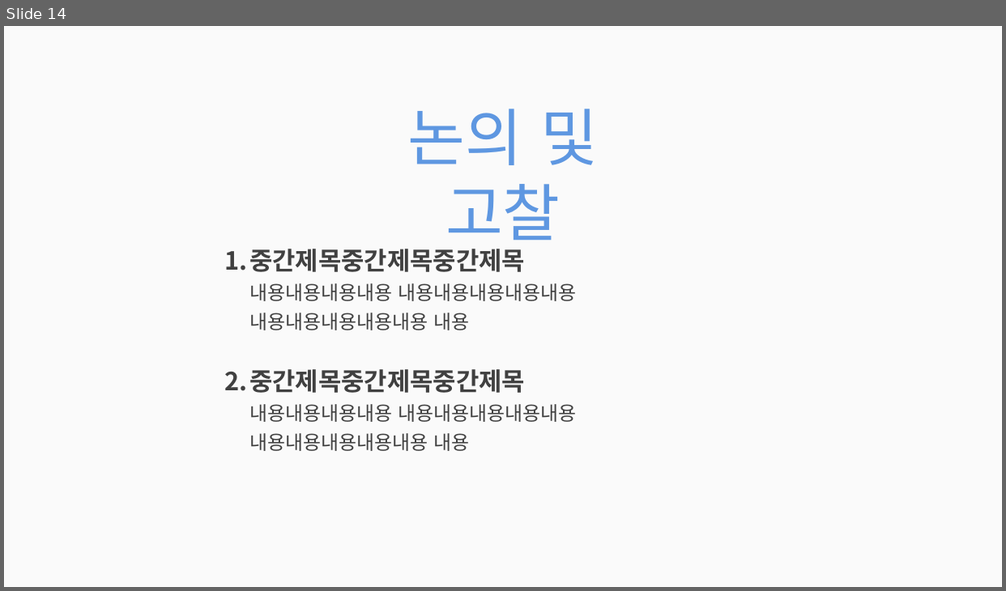
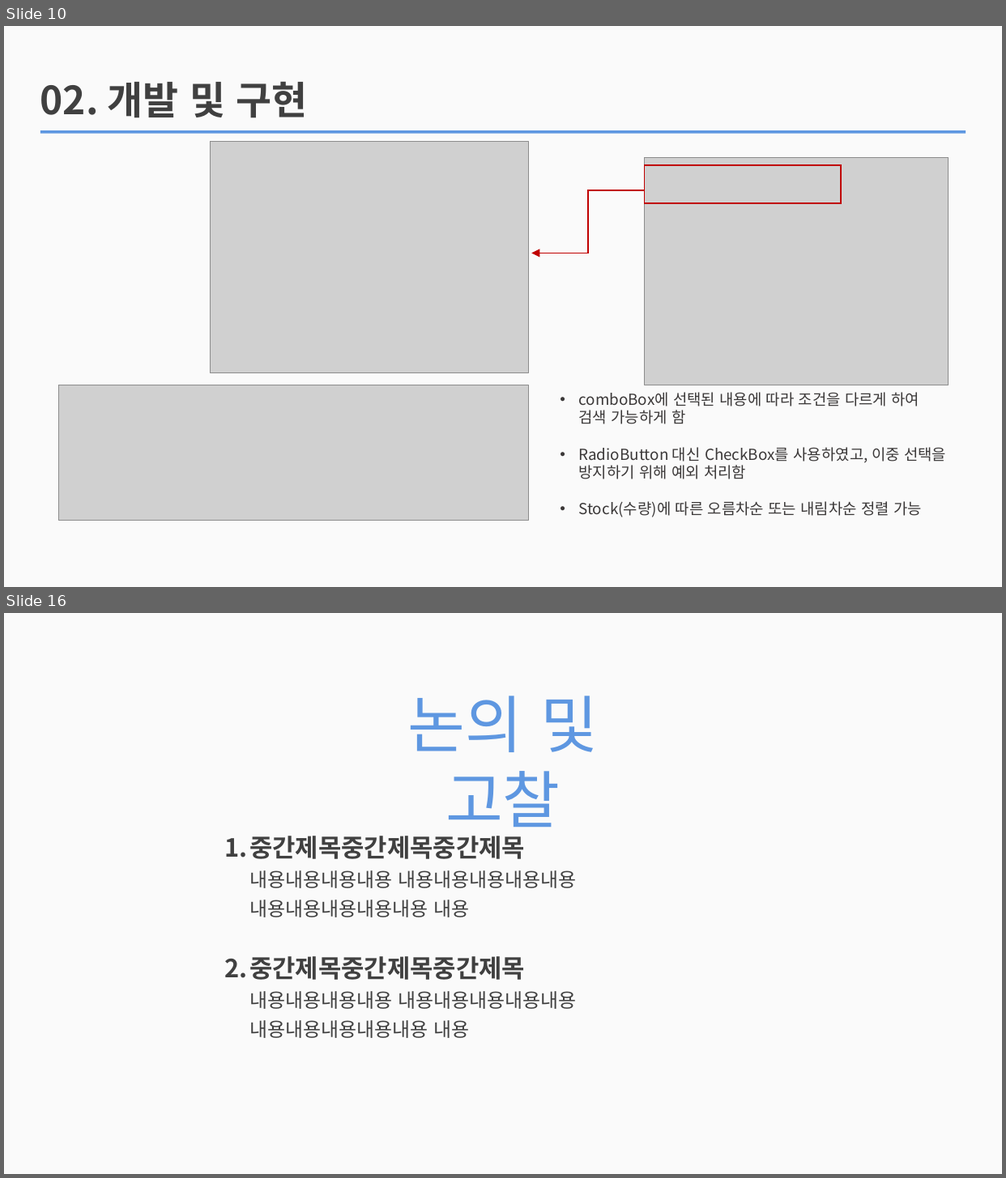
Before and after one commit to jhy0409/teamPrj, a slide deck: PPT/210421_빛창식과 아이들_사진추가본.pptx. Shown one above the other, each under a label of ours: slide 14 before the commit, slides 10 and 16 after it; the slides between them are not shown. The pictures are 1006x591 and 1006x1178 pixels, drawn with LibreOffice and Linux fonts; fonts in the diff are those of the drawing; grey boxes stand for pictures. Boxes give left, top, right and bottom in pixels: in the first picture for what was removed or moved away, otherwise in the second. Text is boxed around its words. In the diff, an @@ line names an element or a change of style, - is before the commit and + after.

```diff
--- a/PPT/210421_빛창식과 아이들_사진추가본.pptx
+++ b/PPT/210421_빛창식과 아이들_사진추가본.pptx
@@ slide 10 added at (4, 26, 1002, 587), background #FAFAFA @@
@@ text added at (40, 81, 307, 118), 28 pt, text #404040, bold @@
+02. 개발 및 구현
@@ rectangle added at (40, 130, 965, 134), fill #5E97E1 @@
@@ picture added at (211, 142, 529, 373) @@
@@ picture added at (645, 158, 948, 386) @@
@@ rectangle added at (645, 165, 842, 203), outline #C00000 1 pt @@
@@ elbow arrow added from (645, 190) to (532, 254), #C00000 1 pt @@
@@ picture added at (59, 386, 529, 520) @@
@@ text added at (578, 392, 946, 518), 11 pt, text #3B3838 @@
+• comboBox에 선택된 내용에 따라 조건을 다르게 하여 검색 가능하게 함
+• RadioButton 대신 CheckBox를 사용하였고, 이중 선택을 방지하기 위해 예외 처리함
+• Stock(수량)에 따른 오름차순 또는 내림차순 정렬 가능
@@ what was slide 14 is now slide 16 @@
```
Also in this commit, not shown: 2 slides changed, 11 other slides added, 10 slides removed.
